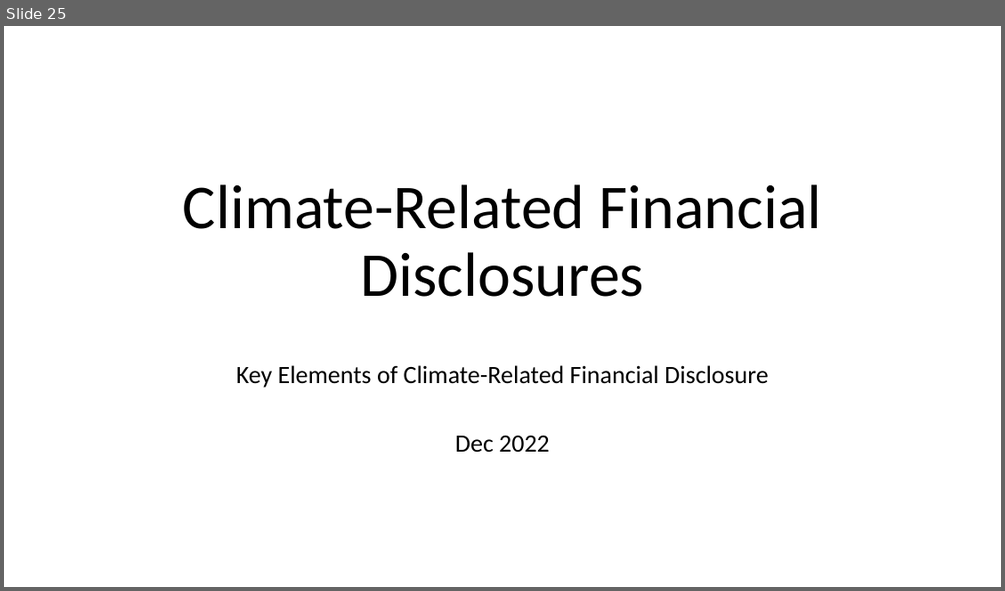
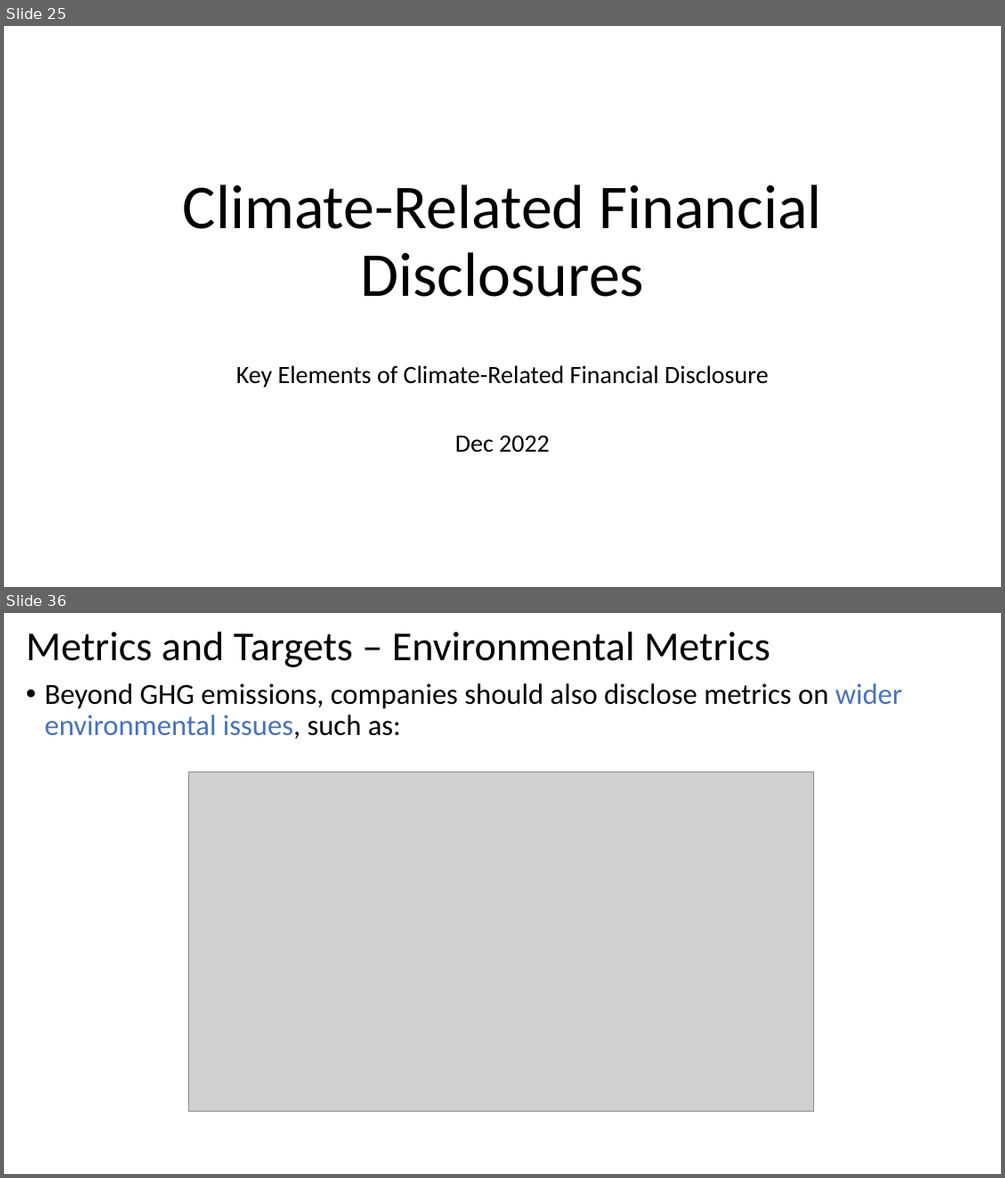
Before and after one commit to gowestyang/finance, a slide deck: 2022_tcfd-knowledge-hub/202212_tcfd-knowledge-hub.pptx. Shown one above the other, each under a label of ours: slide 25 before the commit, slides 25 and 36 after it; the slides between them are not shown. The pictures are 1005x591 and 1005x1178 pixels, drawn with LibreOffice and Linux fonts; fonts in the diff are those of the drawing; grey boxes stand for pictures. Boxes give left, top, right and bottom in pixels: in the first picture for what was removed or moved away, otherwise in the second. Text is boxed around its words. In the diff, an @@ line names an element or a change of style, - is before the commit and + after.

```diff
--- a/2022_tcfd-knowledge-hub/202212_tcfd-knowledge-hub.pptx
+++ b/2022_tcfd-knowledge-hub/202212_tcfd-knowledge-hub.pptx
@@ slide 36 added at bbox=[4, 613, 1001, 1174], background #FFFFFF @@
@@ title added at bbox=[26, 632, 770, 667], 39.6 pt, text #000000 @@
+Metrics and Targets – Environmental Metrics
@@ text added at bbox=[45, 683, 903, 738], 28 pt, text #000000 @@
+• Beyond GHG emissions, companies should also disclose metrics on wider environmental issues, such as:
@@ picture added at bbox=[189, 771, 814, 1111] @@
```
Also in this commit, not shown: 2 slides changed, 16 other slides added, 2 slides removed, 1 other file.
